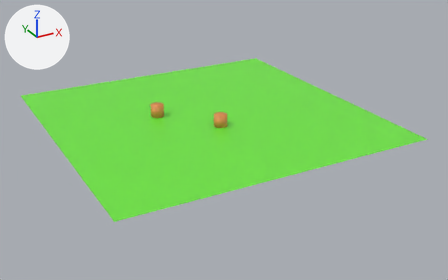
The glTF model portfolio2/public/untitled.gltf as it was, and as the next commit left it.
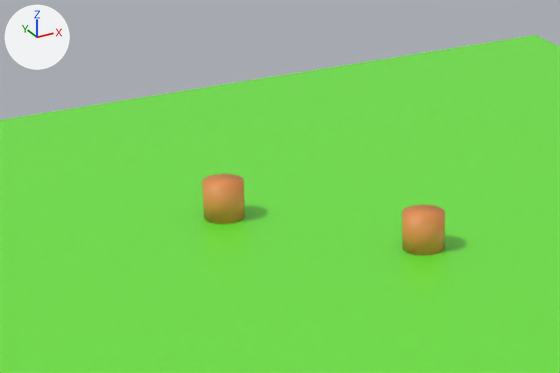
The first picture shows the older version from a 50 mm lens placed at (-9.21, -18.03, 7.94), pointed at (0.34, -0.66, -0.75). The close-ups show both versions on the part from 19% to 59% of the width and 17% to 59% of the height of that picture; other places that the commit changed are outside them. The axes (+X, +Y, +Z) are drawn at upper left. The lights are the same throughout. Where no turn or scale is listed for an object, it has been applied to the vertices.

Script lines for the objects in view, before the commit:
```python
me_cylinder = bpy.data.meshes.new('Cylinder')
me_cylinder.from_pydata(...)  # a 32-sided cylinder along z spanning x -0.226..0.226, y -0.226..0.226, z -0.226..0.226
me_cylinder.materials.append(mat_block)  # orange #e79350
me_cylinder_001 = bpy.data.meshes.new('Cylinder.001')
me_cylinder_001.from_pydata(...)  # a 32-sided cylinder along z spanning x -0.226..0.226, y -0.226..0.226, z -0.226..0.226
me_cylinder_001.materials.append(mat_block)  # orange #e79350
me_plane = bpy.data.meshes.new('Plane')
me_plane.from_pydata([(-1.0, -1.0, 0.0), (1.0, -1.0, 0.0), (-1.0, 1.0, 0.0), (1.0, 1.0, 0.0)], [], [(0, 1, 3), (0, 3, 2)])
me_plane.materials.append(mat_grass)  # green #6ee73d
ob_black1 = bpy.data.objects.new('black1', me_cylinder_001)
ob_black1.location = (-1.498, 0.801, 0.192)
ob_block2 = bpy.data.objects.new('block2', me_cylinder)
ob_block2.location = (0.0, -1.041, 0.172)
ob_grass = bpy.data.objects.new('grass', me_plane)
ob_grass.location = (0.0, 0.0, 0.0)
ob_grass.scale = (5.24, 5.24, 5.24)
```
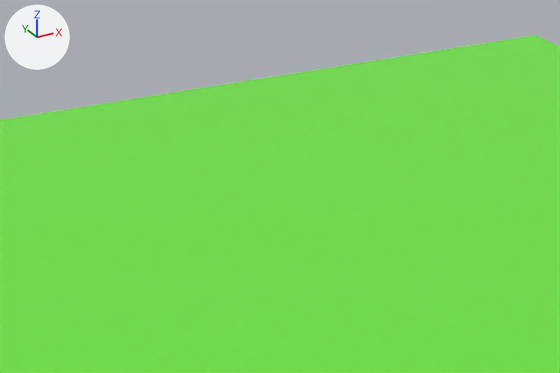
The newer file is also rescaled (x7.502) as a whole; pictures and numbers use the older file's frame.

Pixel boxes (x1, y1, x2, y2) of what changed, in the close-ups (560 x 373 px):
'block2', deleted
    before: (402, 205, 445, 255)
'black1', deleted
    before: (202, 174, 245, 224)

The change, as a list of edits to the scene's bpy script:
```text
Remove ob_block2:
    ob_block2 = bpy.data.objects.new('block2', me_cylinder)
    ob_block2.location = (0.0, -1.041, 0.172)
Remove ob_black1:
    ob_black1 = bpy.data.objects.new('black1', me_cylinder_001)
    ob_black1.location = (-1.498, 0.801, 0.192)
```
